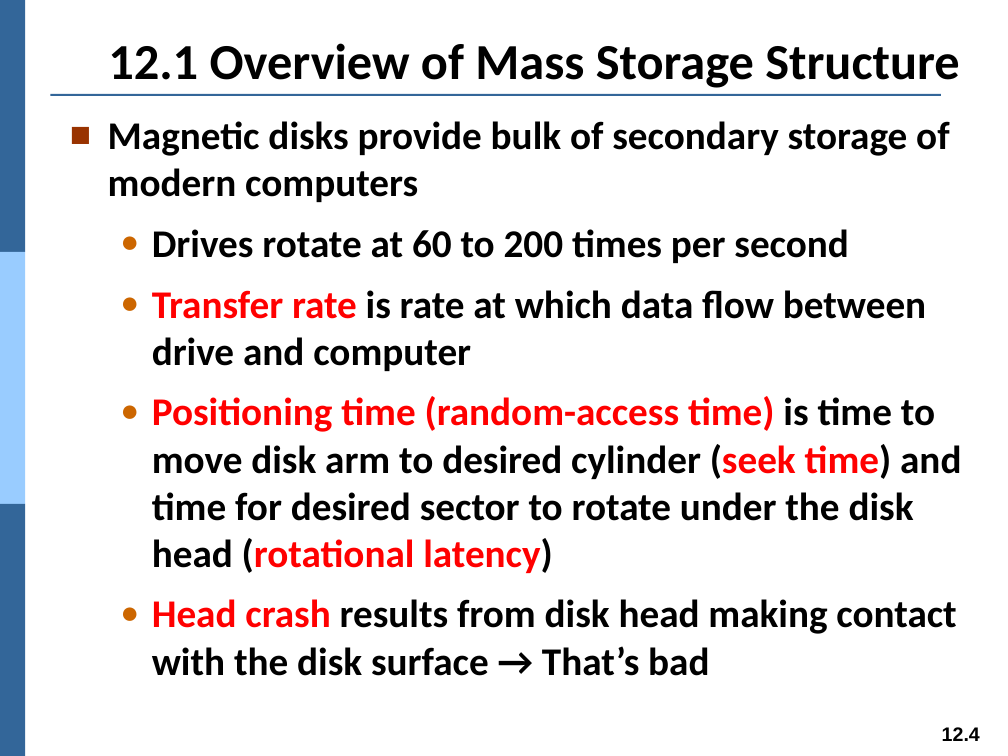
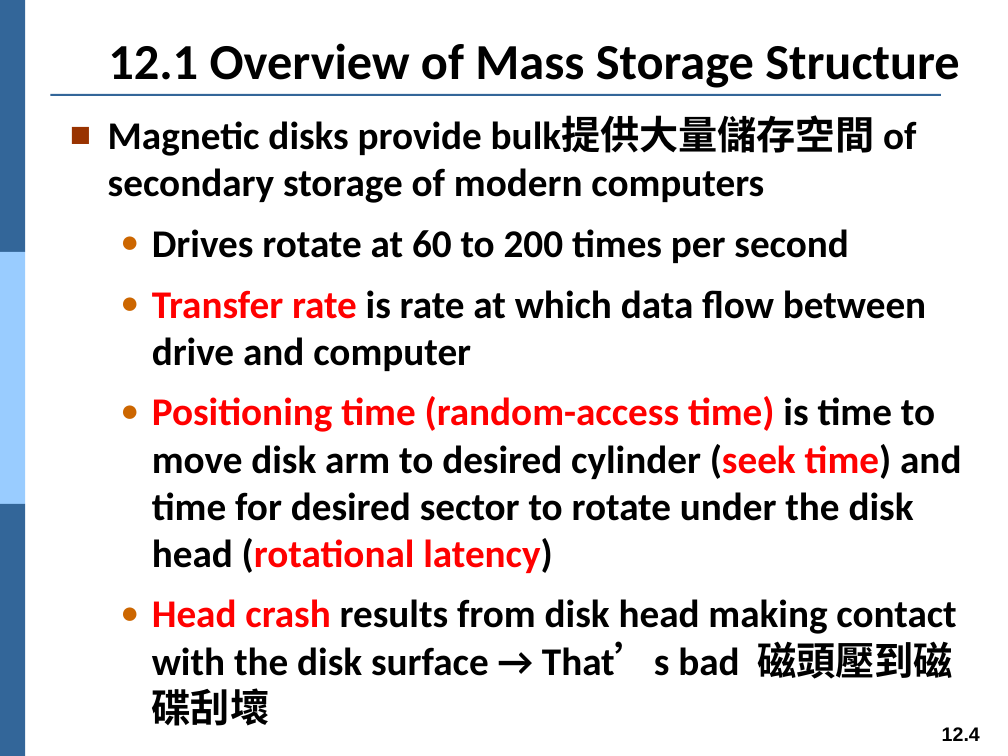
Before and after one commit to Yang09701194/OS_Learning, a slide deck: slide 4 of ch12.pptx. Drawn at 1008x756 pixels with LibreOffice and Linux fonts; fonts in the diff are those of the drawing. Boxes give left, top, right and bottom in pixels: in the first picture for what was removed or moved away, otherwise in the second. Text is boxed around its words. In the diff, an @@ line names an element or a change of style, - is before the commit and + after.

```diff
--- a/ch12.pptx
+++ b/ch12.pptx
@@ text at (108, 116, 916, 203): text changed @@
-■ Magnetic disks provide bulk of secondary storage of modern computers
+■ Magnetic disks provide bulk提供大量儲存空間 of secondary storage of modern computers
@@ text at (152, 599, 956, 726): text changed @@
-  ● Head crash results from disk head making contact with the disk surface → That’s bad
+  ● Head crash results from disk head making contact with the disk surface → That’s bad 磁頭壓到磁碟刮壞
```
Also in this commit, not shown: 18 other slides changed.
